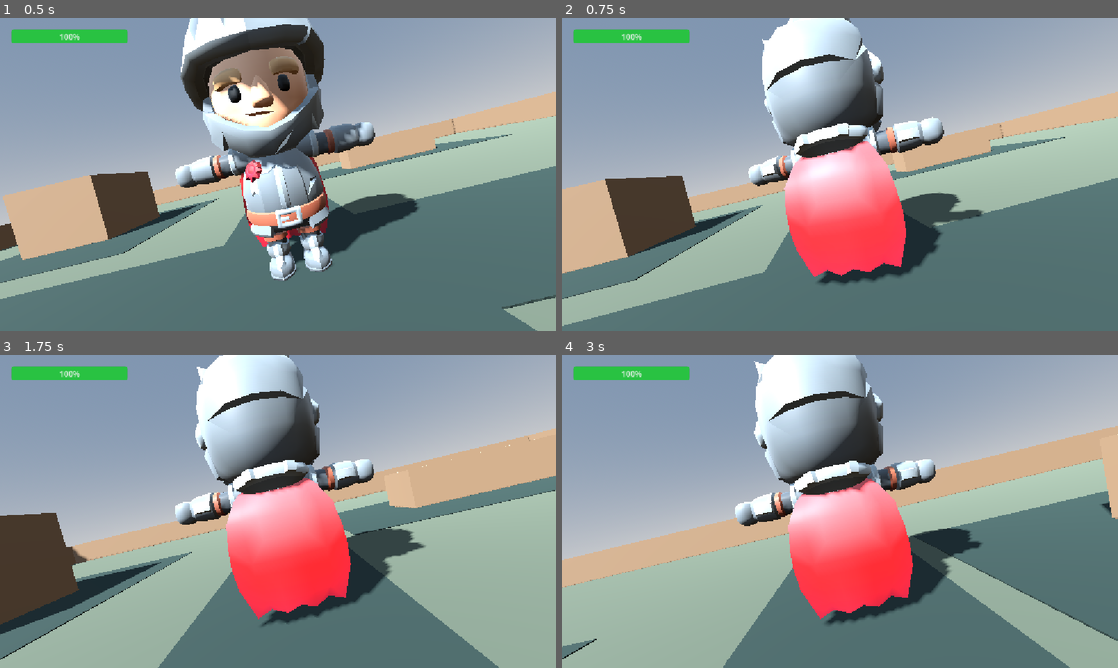
Above: before the commit, frames 1-4 (two rows, left to right).
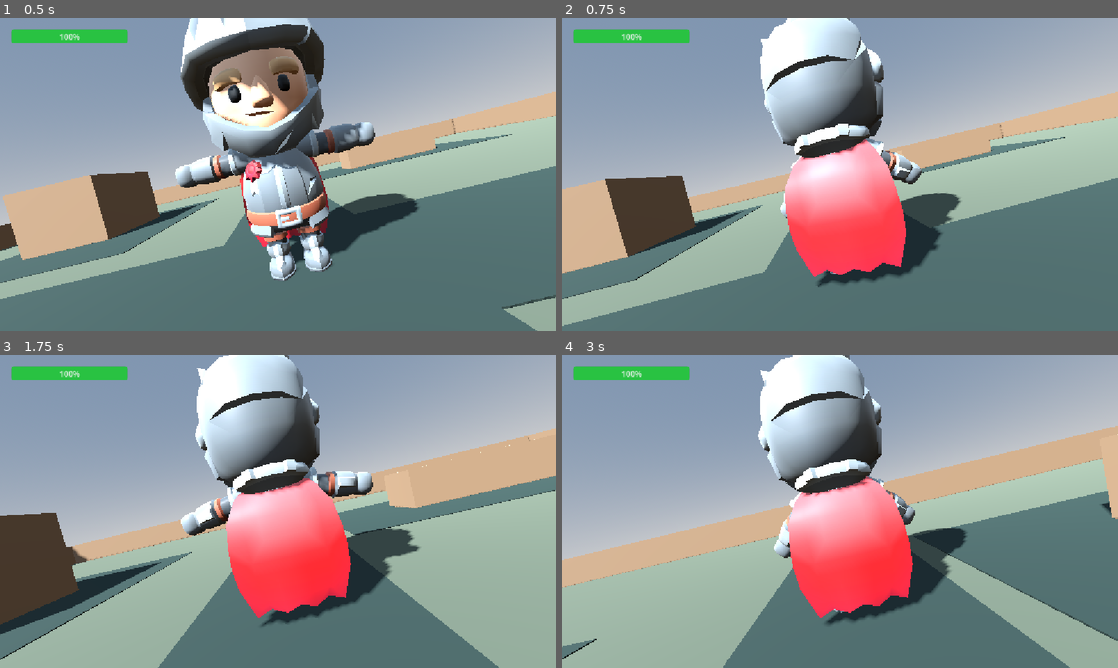
Above: after the commit, the same moments.

Repository: God-of-Bugs/Neon-Override
Game: Godot game, scene res://MainWorld.tscn
Two runs of this game, one before a commit and one after it. Both use one fixed random seed, a clock stepped at 60 frames per second and the inputs below.
Inputs (mouse positions are in pixels of both pictures, inside the frame that each line leads up to):
- Up to frame 1 (0.5 s): no input
- Up to frame 2 (0.75 s): tap Enter at 0.5 s; move the mouse to (867, 174) at 0.52 s; hold Up (ui_up) from 0.53 s (still down); click (867, 174) at 0.6 s
- Up to frame 3 (1.75 s): keep holding Up (ui_up); tap Space (jump) at 0.77, 1.52 s; move the mouse to (250, 511) at 1.27 s; tap F at 1.35 s
- Up to frame 4 (3 s): keep holding Up (ui_up); move the mouse to (851, 505) at 2.02 s; click (851, 505) at 2.1 s; move the mouse to (834, 517) at 2.77 s; tap F at 2.85 s; click (834, 517) at 2.92 s

Frame 1 is identical in both runs. In frame 2, 2.7% of the frame differs, in the area x 33-76%, y 0-86%; in frame 3, 2.1%; in frame 4, 3.8%, in the area x 31-76%, y 0-86%.

Commit message:
Fix procedural player run arm animation

Diff:
--- a/player.gd
+++ b/player.gd
@@ -17,6 +17,15 @@
 const IDLE_CHEST_ANGLE: float = 0.045
 const IDLE_SHOULDER_ANGLE: float = 0.035
 const IDLE_HEAD_ANGLE: float = 0.025
+const RUN_CYCLES_PER_SECOND: float = 2.0
+const RUN_BLEND_SPEED: float = 7.0
+const RUN_LEG_SWING_ANGLE: float = 0.48
+const RUN_ARM_SWING_ANGLE: float = 0.38
+const RUN_ARM_DROP_ANGLE: float = 0.75
+const RUN_ARM_ELBOW_FLEX_ANGLE: float = 0.5
+const RUN_HIP_BOB_ANGLE: float = 0.025
+const RUN_TORSO_SWAY_ANGLE: float = 0.035
+const RUN_HEAD_STABILIZE_ANGLE: float = 0.012
 
 var gravity: float = ProjectSettings.get_setting("physics/3d/default_gravity")
 var current_health: int = MAX_HEALTH
@@ -26,6 +35,8 @@
 var idle_skeleton: Skeleton3D
 var idle_bone_indices: Dictionary = {}
 var idle_base_rotations: Dictionary = {}
+var run_phase: float = 0.0
+var run_blend: float = 0.0
 var camera_pitch: float = 0.0
 var camera_yaw: float = 0.0
 
@@ -52,7 +63,7 @@
 
 func _setup_procedural_idle() -> void:
 	idle_skeleton = skeleton
-	for bone_name: String in ["chest", "upperarm.l", "upperarm.r", "head"]:
+	for bone_name: String in ["hips", "chest", "upperarm.l", "lowerarm.l", "upperarm.r", "lowerarm.r", "upperleg.l", "upperleg.r", "head"]:
 		var bone_index: int = idle_skeleton.find_bone(bone_name)
 		if bone_index >= 0:
 			idle_bone_indices[bone_name] = bone_index
@@ -62,21 +73,37 @@
 	if idle_skeleton == null:
 		return
 	idle_time += delta
+	var horizontal_speed: float = Vector2(velocity.x, velocity.z).length()
+	var wants_run: bool = is_on_floor() and horizontal_speed > 0.1 and not is_dead
+	var target_run_blend: float = 1.0 if wants_run else 0.0
+	run_blend = move_toward(run_blend, target_run_blend, RUN_BLEND_SPEED * delta)
+	if wants_run:
+		var speed_ratio: float = clampf(horizontal_speed / SPEED, 0.0, 1.25)
+		run_phase = fposmod(run_phase + delta * TAU * RUN_CYCLES_PER_SECOND * speed_ratio, TAU)
+	var run_swing: float = sin(run_phase)
+	var run_bob: float = cos(run_phase * 2.0)
+	var idle_weight: float = 1.0 - run_blend
 	var breath: float = sin(idle_time * IDLE_BREATH_SPEED)
 	var shoulder_motion: float = sin(idle_time * IDLE_BREATH_SPEED + 0.18)
 	var head_motion: float = sin(idle_time * IDLE_BREATH_SPEED * 0.5 + 0.4)
-	_apply_idle_rotation("chest", breath * IDLE_CHEST_ANGLE, Vector3.RIGHT)
-	_apply_idle_rotation("upperarm.l", shoulder_motion * IDLE_SHOULDER_ANGLE, Vector3.FORWARD)
-	_apply_idle_rotation("upperarm.r", shoulder_motion * IDLE_SHOULDER_ANGLE, Vector3.FORWARD)
-	_apply_idle_rotation("head", head_motion * IDLE_HEAD_ANGLE, Vector3.UP)
-
-func _apply_idle_rotation(bone_name: String, angle: float, axis: Vector3) -> void:
+	_apply_procedural_rotation("hips", 0.0, Vector3.RIGHT, run_bob * RUN_HIP_BOB_ANGLE * run_blend)
+	_apply_procedural_rotation("chest", breath * IDLE_CHEST_ANGLE * idle_weight, Vector3.RIGHT, run_bob * RUN_TORSO_SWAY_ANGLE * run_blend)
+	_apply_procedural_rotation("upperleg.l", 0.0, Vector3.RIGHT, run_swing * RUN_LEG_SWING_ANGLE * run_blend)
+	_apply_procedural_rotation("upperleg.r", 0.0, Vector3.RIGHT, -run_swing * RUN_LEG_SWING_ANGLE * run_blend)
+	_apply_procedural_rotation("upperarm.l", shoulder_motion * IDLE_SHOULDER_ANGLE * idle_weight, Vector3.FORWARD, run_swing * RUN_ARM_SWING_ANGLE * run_blend, Vector3.UP, -RUN_ARM_DROP_ANGLE * run_blend, Vector3.RIGHT)
+	_apply_procedural_rotation("lowerarm.l", 0.0, Vector3.RIGHT, RUN_ARM_ELBOW_FLEX_ANGLE * run_blend, Vector3.FORWARD)
+	_apply_procedural_rotation("upperarm.r", shoulder_motion * IDLE_SHOULDER_ANGLE * idle_weight, Vector3.FORWARD, run_swing * RUN_ARM_SWING_ANGLE * run_blend, Vector3.UP, -RUN_ARM_DROP_ANGLE * run_blend, Vector3.RIGHT)
+	_apply_procedural_rotation("lowerarm.r", 0.0, Vector3.RIGHT, -RUN_ARM_ELBOW_FLEX_ANGLE * run_blend, Vector3.FORWARD)
+	_apply_procedural_rotation("head", head_motion * IDLE_HEAD_ANGLE * idle_weight, Vector3.UP, -run_bob * RUN_HEAD_STABILIZE_ANGLE * run_blend)
+
+func _apply_procedural_rotation(bone_name: String, idle_angle: float, idle_axis: Vector3, run_angle: float, run_axis: Vector3 = Vector3.RIGHT, secondary_run_angle: float = 0.0, secondary_run_axis: Vector3 = Vector3.RIGHT) -> void:
 	if not idle_bone_indices.has(bone_name):
 		return
 	var bone_index: int = idle_bone_indices[bone_name]
 	var base_rotation: Quaternion = idle_base_rotations[bone_name]
-	var offset: Quaternion = Quaternion(axis, angle)
-	idle_skeleton.set_bone_pose_rotation(bone_index, base_rotation * offset)
+	var idle_offset: Quaternion = Quaternion(idle_axis, idle_angle)
+	var run_offset: Quaternion = Quaternion(run_axis, run_angle) * Quaternion(secondary_run_axis, secondary_run_angle)
+	idle_skeleton.set_bone_pose_rotation(bone_index, base_rotation * idle_offset * run_offset)
 
 # --- SABSE BADA FIX YAHAN HAI ---
 # Yeh function UI se pehle aapka button pakad lega
Not shown, changed: PROJECT_LOG.md
